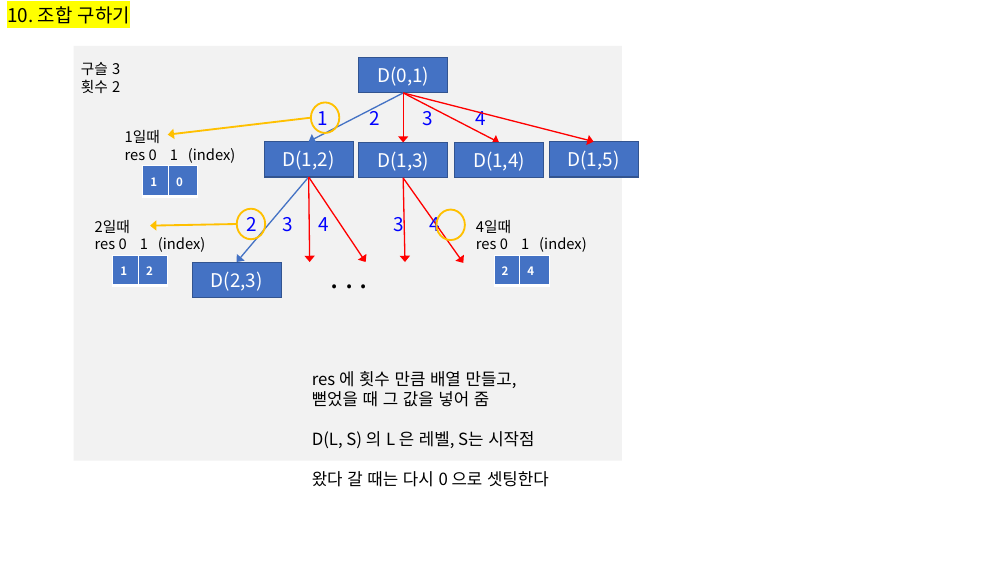
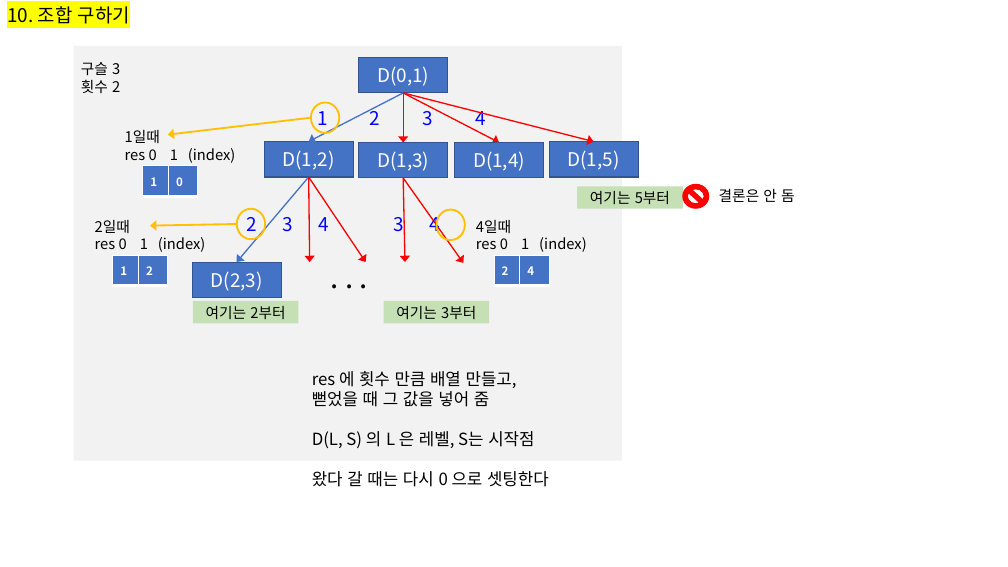
Before and after one commit to s-jinipark/pythonTest, a slide deck: slide 7 of inf-learn/section6/연습/인프런_코딩_section6.pptx. Drawn at 1008x567 pixels with LibreOffice and Linux fonts; fonts in the diff are those of the drawing. Boxes give left, top, right and bottom in pixels: in the first picture for what was removed or moved away, otherwise in the second. Text is boxed around its words. In the diff, an @@ line names an element or a change of style, - is before the commit and + after.

```diff
--- a/inf-learn/section6/연습/인프런_코딩_section6.pptx
+++ b/inf-learn/section6/연습/인프런_코딩_section6.pptx
@@ rectangle added at (577, 186, 683, 209), fill #C5E0B4, 14 pt, text #000000 @@
+여기는 5부터
@@ no-entry sign added at (683, 185, 709, 209), fill #FF0000, outline #FF0000 1 pt @@
@@ text added at (719, 189, 795, 202), 14 pt, text #000000 @@
+결론은 안 돔
@@ rectangle added at (193, 301, 299, 324), fill #C5E0B4, 14 pt, text #000000 @@
+여기는 2부터
@@ rectangle added at (383, 301, 489, 324), fill #C5E0B4, 14 pt, text #000000 @@
+여기는 3부터
```
Also in this commit, not shown: 4 other slides changed, 25 other files.
